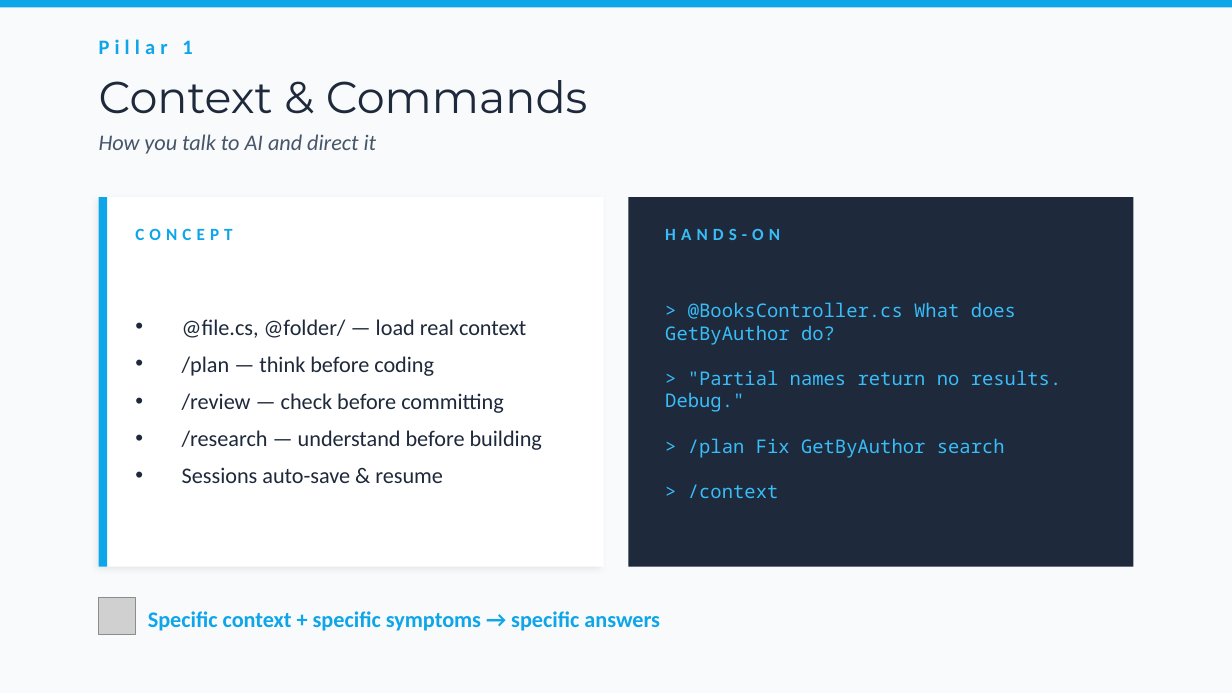
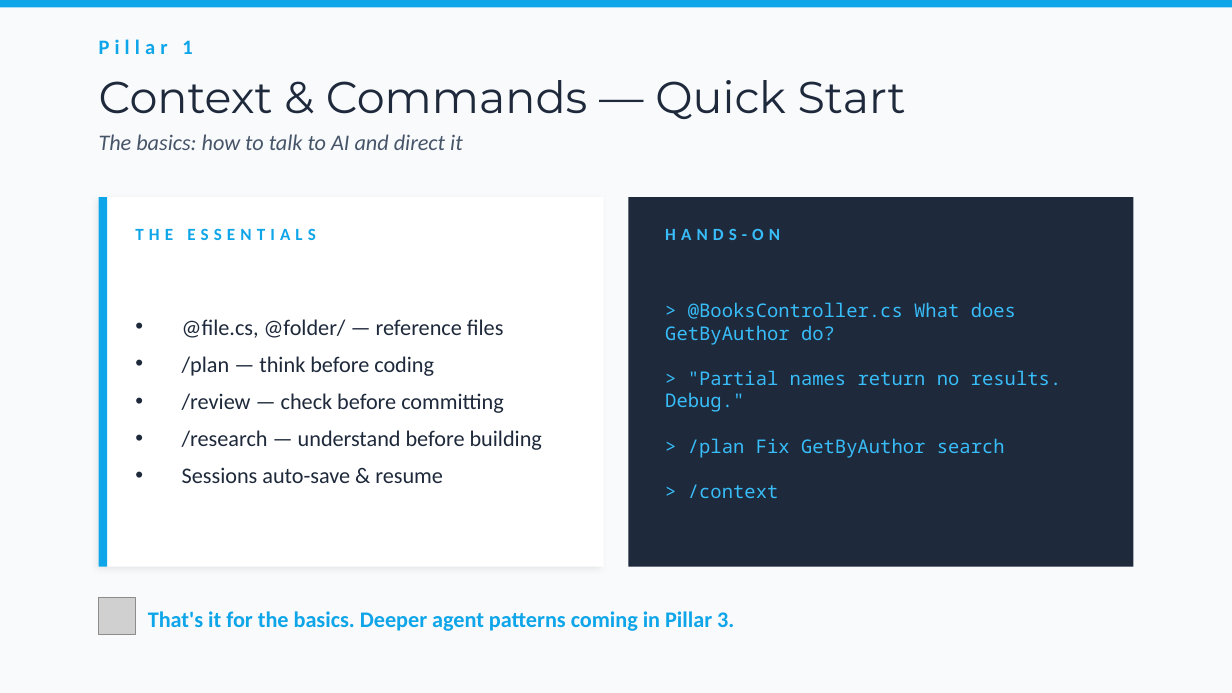
Before and after one commit to bubuding0809/copilot-cli-for-beginners, a slide deck: slide 6 of WORKSHOP-PRESENTATION.pptx. Drawn at 1232x693 pixels with LibreOffice and Linux fonts; fonts in the diff are those of the drawing; grey boxes stand for pictures. Boxes give left, top, right and bottom in pixels: in the first picture for what was removed or moved away, otherwise in the second. Text is boxed around its words. In the diff, an @@ line names an element or a change of style, - is before the commit and + after.

```diff
--- a/WORKSHOP-PRESENTATION.pptx
+++ b/WORKSHOP-PRESENTATION.pptx
@@ text at box(99, 80, 906, 119): text changed @@
-Context & Commands
+Context & Commands — Quick Start
@@ text at box(99, 134, 463, 150): text changed @@
-How you talk to AI and direct it
+The basics: how to talk to AI and direct it
@@ text at box(135, 228, 316, 240): text changed @@
-CONCEPT
+THE ESSENTIALS
@@ text at box(182, 319, 504, 338): text changed @@
-• @file.cs, @folder/ — load real context
+• @file.cs, @folder/ — reference files
@@ text at box(148, 611, 734, 631): text changed @@
-Specific context + specific symptoms → specific answers
+That's it for the basics. Deeper agent patterns coming in Pillar 3.
```
Also in this commit, not shown: 6 other slides changed, 2 slides added.
